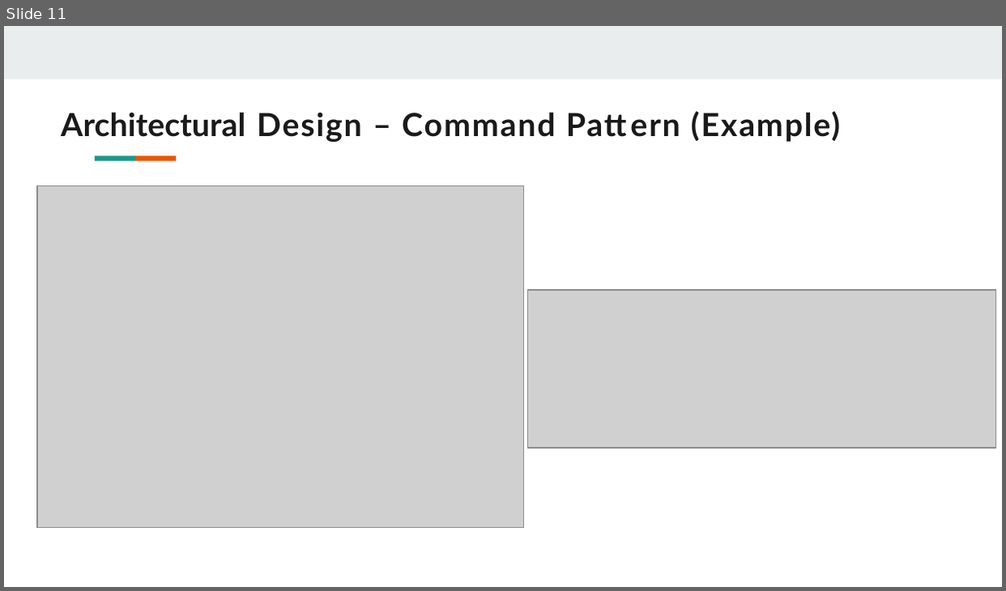
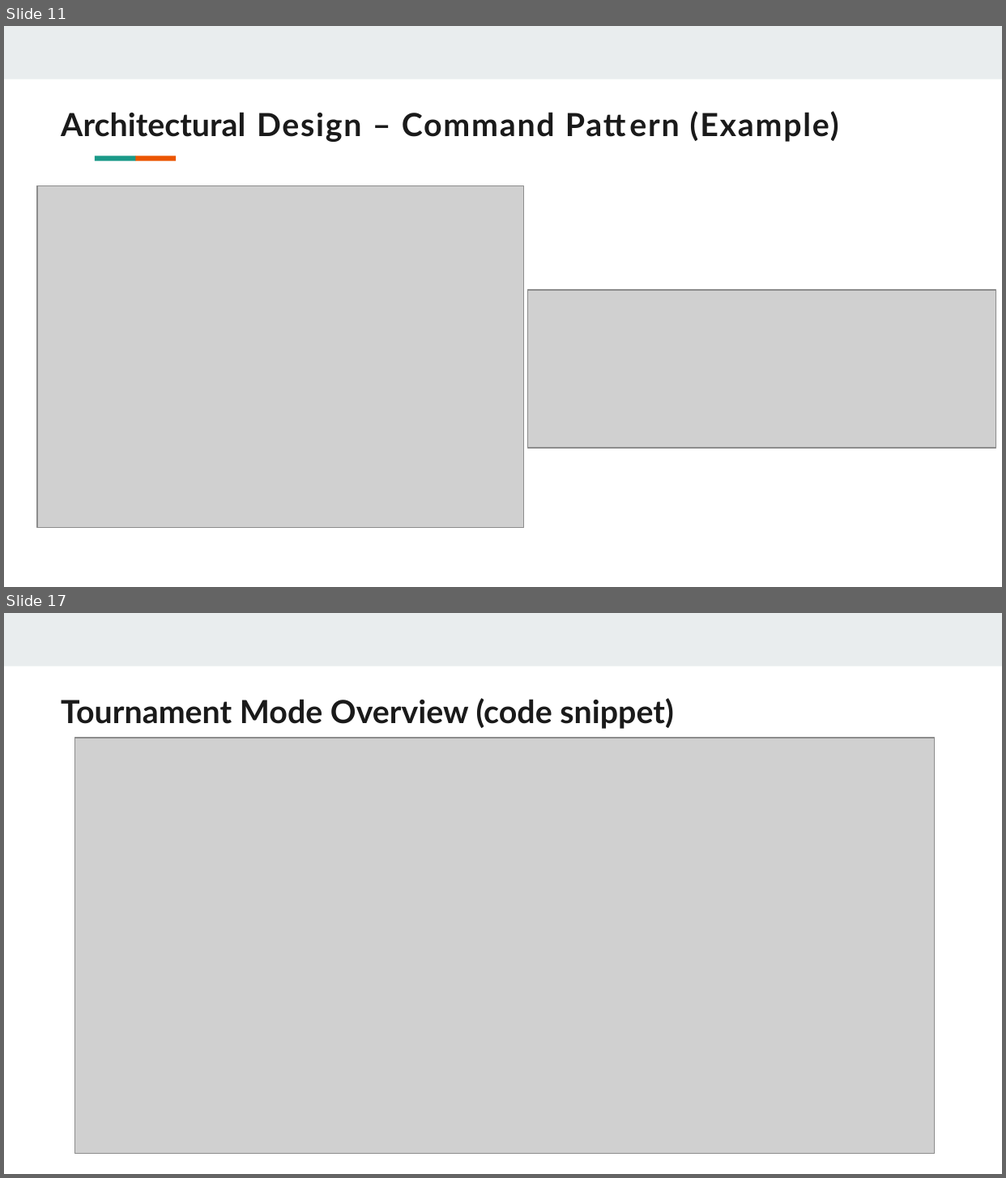
Before and after one commit to abhishekhandacse/SOEN6441-Warzone, a slide deck: documentation/Build 2/Build 2 PPT.pptx. Shown one above the other, each under a label of ours: slide 11 before the commit, slides 11 and 17 after it; the slides between them are not shown. The pictures are 1006x591 and 1006x1178 pixels, drawn with LibreOffice and Linux fonts; fonts in the diff are those of the drawing; grey boxes stand for pictures. Boxes give left, top, right and bottom in pixels: in the first picture for what was removed or moved away, otherwise in the second. Text is boxed around its words. In the diff, an @@ line names an element or a change of style, - is before the commit and + after.

```diff
--- a/documentation/Build 2/Build 2 PPT.pptx
+++ b/documentation/Build 2/Build 2 PPT.pptx
@@ slide 17 added at bbox=[4, 613, 1002, 1174], background #FFFFFF; not listed: 1 template element that a slide beside it also shows @@
@@ title added at bbox=[61, 698, 673, 729], 23 pt, text #1A1A1A, bold @@
+Tournament Mode Overview (code snippet)
@@ picture added at bbox=[74, 738, 934, 1154] @@
@@ slide 11 changed as well @@
@@ title "Architectural Design – Command Pattern ..." at bbox=[61, 111, 839, 142]: letter spacing 1.1 to 1 pt in "Design – Command Pattern (Example)" @@
```
Also in this commit, not shown: 11 other slides changed, 5 other slides added, 4 other files.
